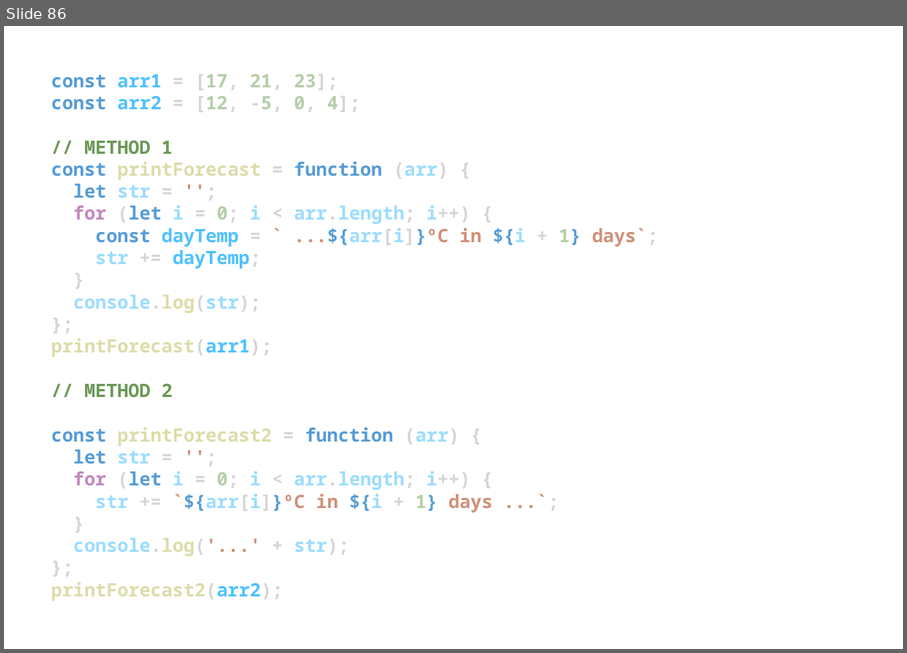
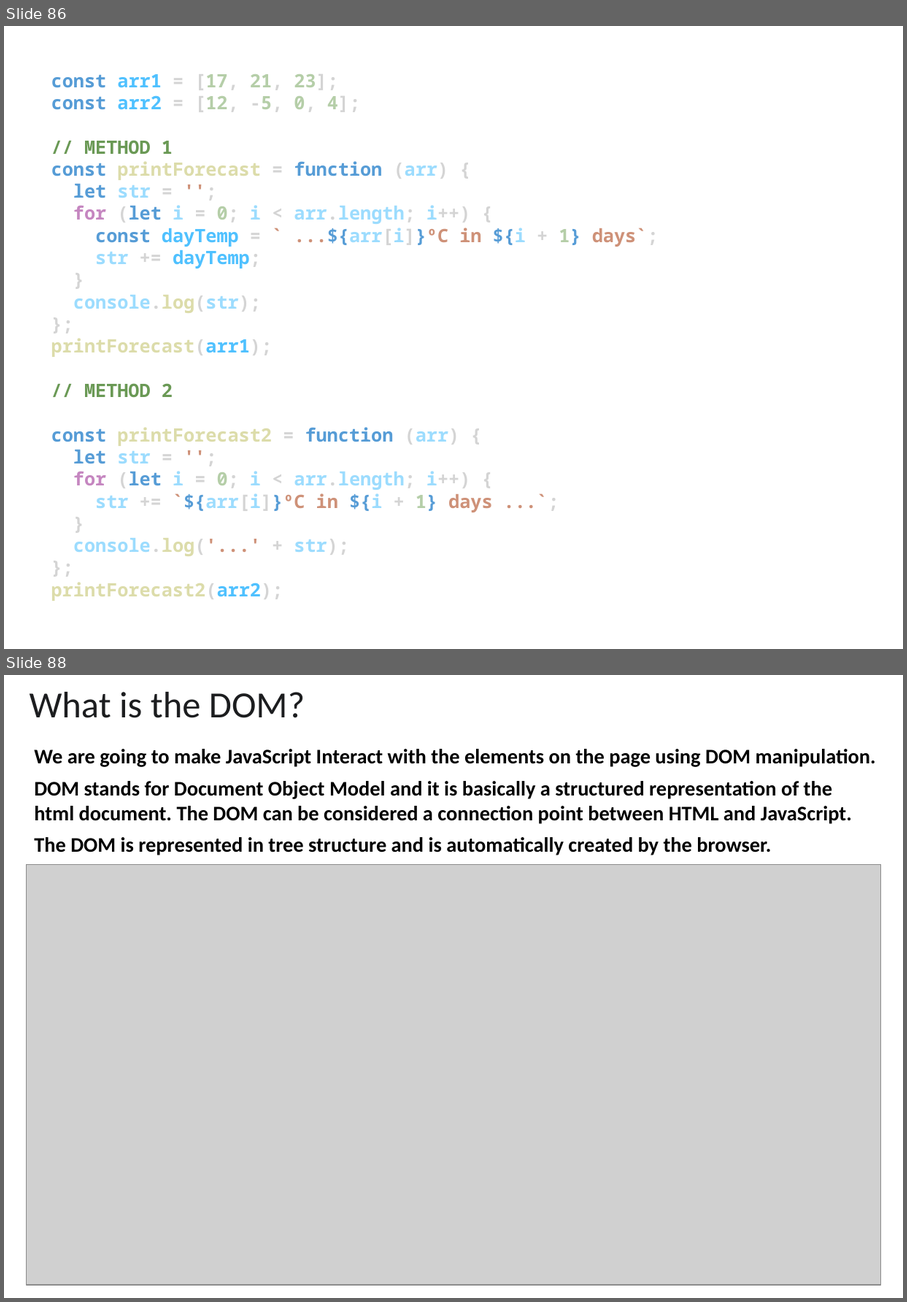
Before and after one commit to EL-EL-BCN/Complete-Javascript-Course, a slide deck: complete-javascript-course.pptx. Shown one above the other, each under a label of ours: slide 86 before the commit, slides 86 and 88 after it; the slides between them are not shown. The pictures are 907x653 and 907x1302 pixels, drawn with LibreOffice and Linux fonts; fonts in the diff are those of the drawing; grey boxes stand for pictures. Boxes give left, top, right and bottom in pixels: in the first picture for what was removed or moved away, otherwise in the second. Text is boxed around its words. In the diff, an @@ line names an element or a change of style, - is before the commit and + after.

```diff
--- a/complete-javascript-course.pptx
+++ b/complete-javascript-course.pptx
@@ slide 88 added at (4, 675, 903, 1298), background #FFFFFF @@
@@ text added at (30, 692, 305, 718), 32 pt, text #1C1D1F @@
+What is the DOM?
@@ text added at (34, 749, 876, 855), 18 pt, text #000000, bold @@
+We are going to make JavaScript Interact with the elements on the page using DOM manipulation.
+DOM stands for Document Object Model and it is basically a structured representation of the html document. The DOM can be considered a connection point between HTML and JavaScript.
+The DOM is represented in tree structure and is automatically created by the browser.
@@ picture added at (27, 864, 881, 1285) @@
```
Also in this commit, not shown: 2 slides changed, 26 other slides added, 9 other files.
